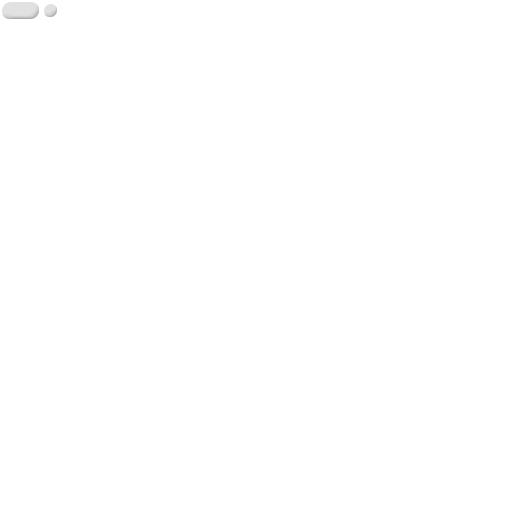
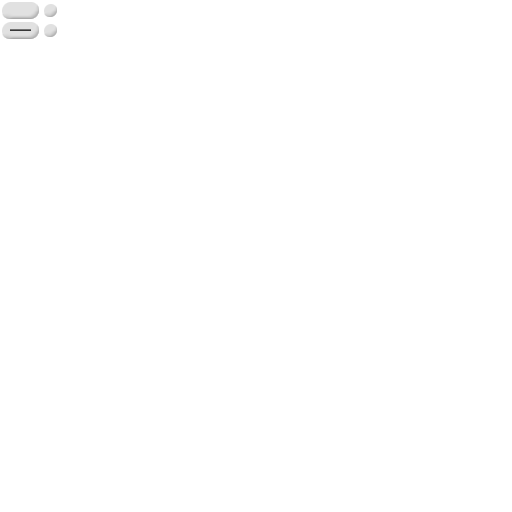
Two versions of the same layered image (512 x 512). Layer-by-layer changes:
added layer "Layer #2" (75%) above "Layer #1" over [10, 30, 31, 31]
added layer "Layer #1" (50%) above "Layer" over [10, 29, 31, 30]
painted on "Layer" over [2, 22, 57, 39]
